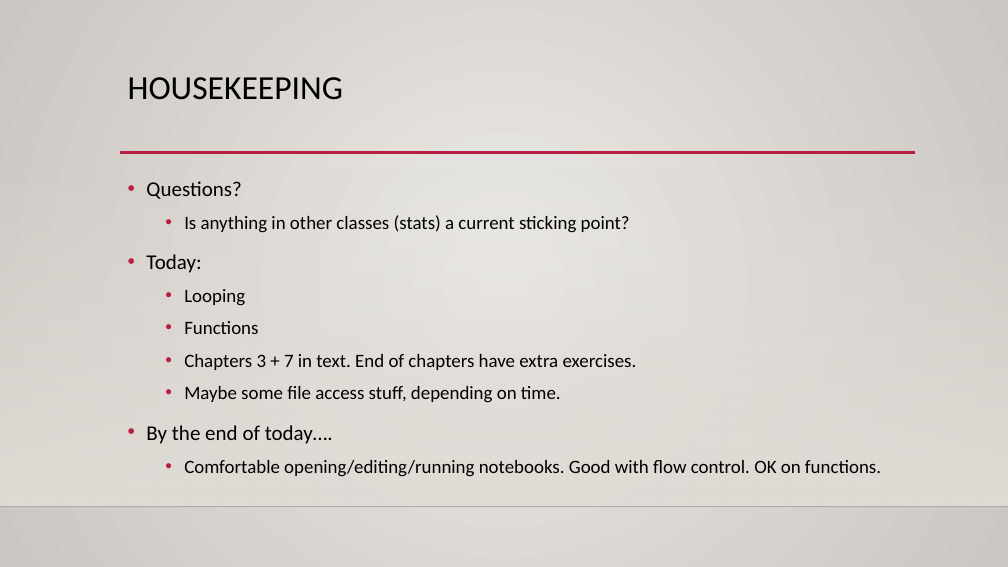
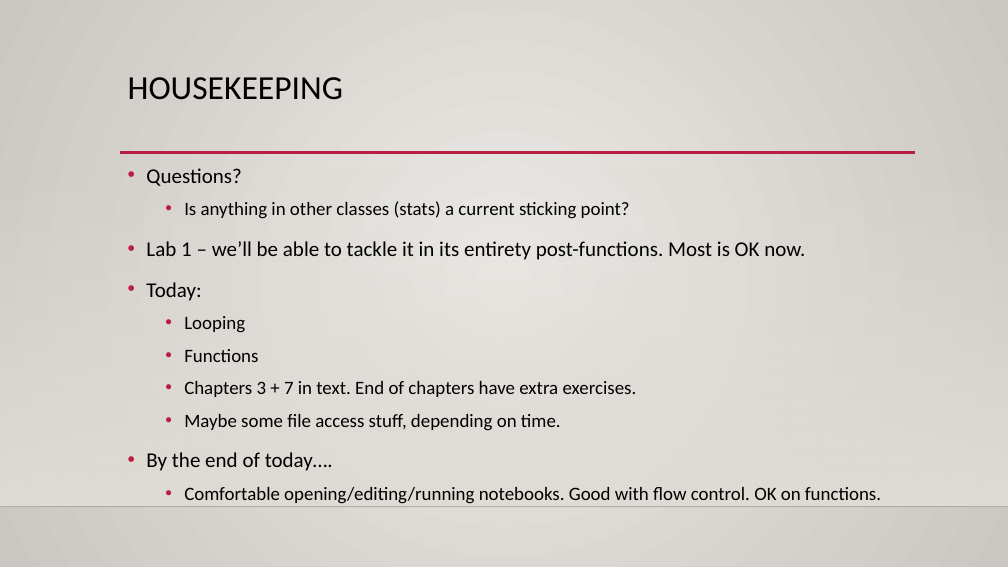
Before and after one commit to okohnkay/Programming_Basics_for_ML, a slide deck: slide 2 of course_material/slides/003_loops.pptx. Drawn at 1008x567 pixels with LibreOffice and Linux fonts; fonts in the diff are those of the drawing; background and template pictures are left out. Boxes give left, top, right and bottom in pixels: in the first picture for what was removed or moved away, otherwise in the second. Text is boxed around its words. In the diff, an @@ line names an element or a change of style, - is before the commit and + after.

```diff
--- a/course_material/slides/003_loops.pptx
+++ b/course_material/slides/003_loops.pptx
@@ text "Questions?" moved from (x1=146, y1=181, x2=881, y2=477) to (x1=146, y1=168, x2=881, y2=504) @@
@@ text at (x1=146, y1=241, x2=805, y2=260): paragraph added @@
+• Lab 1 – we’ll be able to tackle it in its entirety post-functions. Most is OK now.
```
Also in this commit, not shown: 1 other slide changed, 11 other files.
